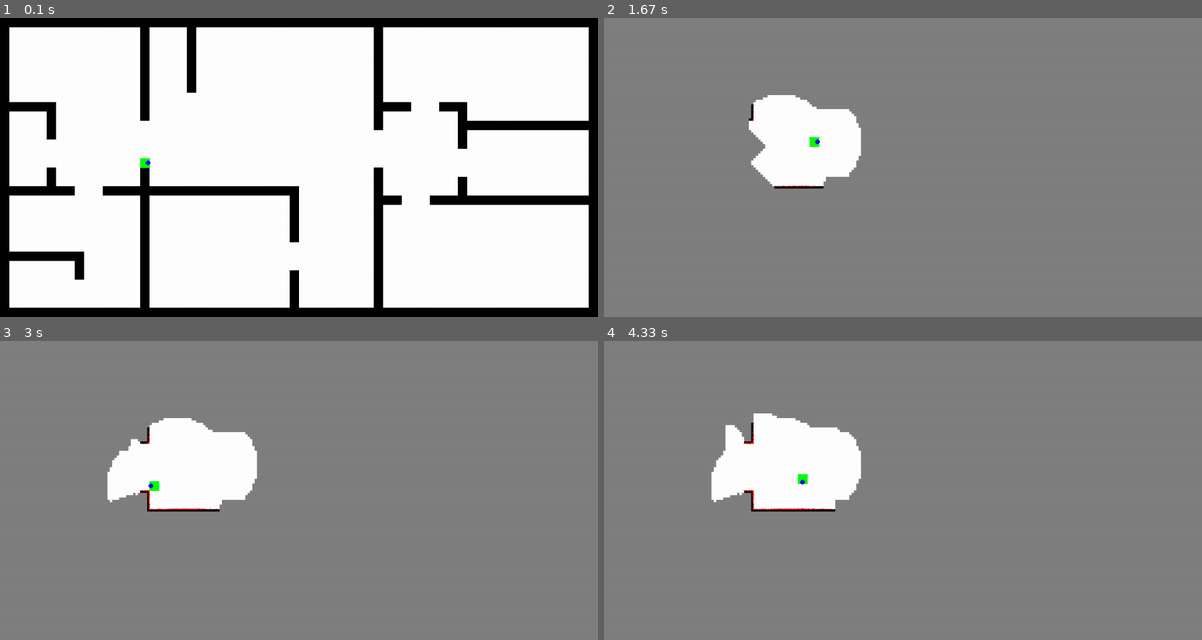
Above: before the commit, frames 1-4 (two rows, left to right).
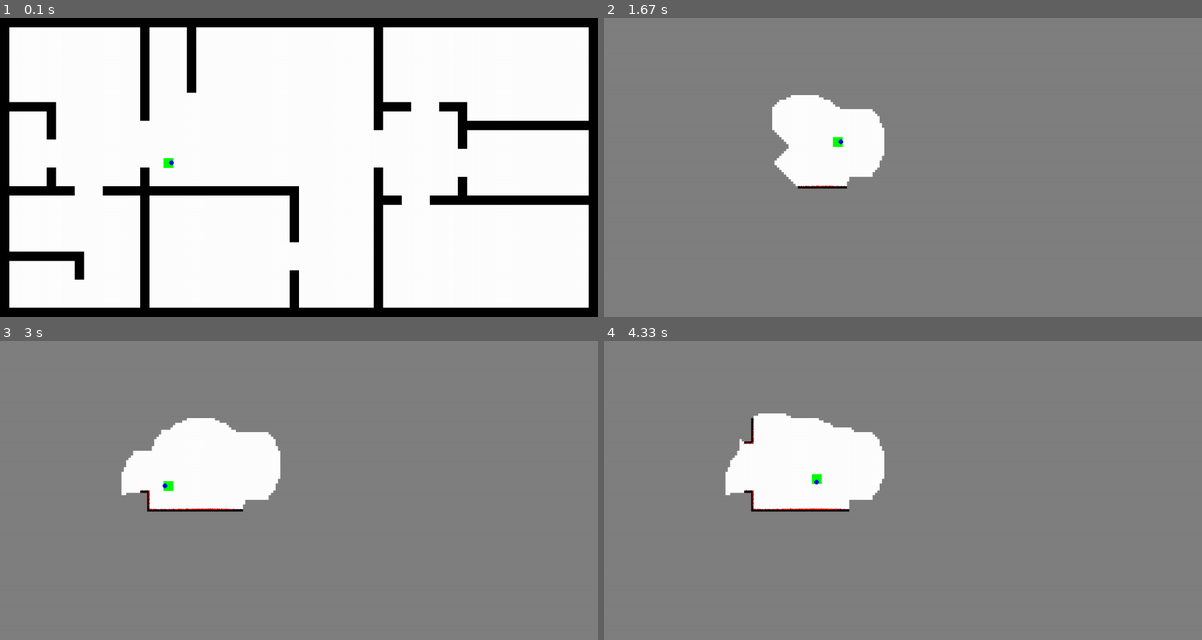
Above: after the commit, the same moments.

Repository: LuisPeMoraRod/drones_exploration_sim
Game: pygame game, started from src/simulation/main.py
The game is run twice, just before and just after one commit, with the same random seed, the same clock (stepped at 60 frames per second) and the same inputs.
Inputs:
- Up to frame 1 (0.1 s): no input
- Up to frame 2 (1.67 s): hold Right 0.33-0.8 s; hold Up 0.83-1.13 s; hold Right 1.17-1.63 s
- Up to frame 3 (3 s): hold Left 1.67-2.2 s; hold Down 2.23-2.53 s; hold Left 2.57-2.97 s
- Up to frame 4 (4.33 s): hold Up 3-3.37 s; hold Right 3.4-4.03 s; hold Down from 4.07 s (still down)

The runs differ from the first frame. In frame 1, 0.1% of the frame differs, in the area x 23-30%, y 46-51%; in frame 2, 2.6%, in the area x 24-47%, y 25-58%; in frame 3, 2.3%; in frame 4, 2.1%.

Commit message:
fix(bfs): grid indexing in BFS getNeighbors function

Diff:
--- a/src/simulation/constants.py
+++ b/src/simulation/constants.py
@@ -43,4 +43,4 @@
     "GOAL": 4,
 }
 
-GRID_DIMENTIONS: tuple = (5, 5)
+GRID_CELL_DIMENTIONS: tuple = (5, 5)
--- /dev/null
+++ b/src/simulation/frontier.py
@@ -0,0 +1,21 @@
+class Frontier:
+    """
+    Abstracts the occupancy grid's frontiers used by robot to choose the next exploration point.
+
+    The Frontier class contains the following attributes:
+    - id: int
+    - cells: tuple[] (list of cells position that compose the frontier)
+    - size: int (amount of cells in the frontier)
+    - distance: int (euclidean distance from the robot's position to the centroid)
+    - centroid: tuple
+    - cost: int
+    """
+
+    def __init__(self, id: int, cost=0):
+        self.id = id
+        self.cells = []
+        self.size = 0  # amount of cells in the frontier
+        self.distance = (
+            0  # euclidean distance from the robot's position to the frontier's centroid
+        )
+        self.cost = cost
--- a/src/simulation/main.py
+++ b/src/simulation/main.py
@@ -9,7 +9,7 @@
 
     # Initalize single robot
     robot = Robot(
-        environment, (300, 300), constants.COLORS["GREEN"], constants.COLORS["BLUE"]
+        environment, (350, 300), constants.COLORS["GREEN"], constants.COLORS["BLUE"]
     )
 
     # Fill the map with black color
--- a/src/simulation/map.py
+++ b/src/simulation/map.py
@@ -1,6 +1,6 @@
 import math
 import pygame
-from constants import COLORS, GRID_DIMENTIONS
+from constants import COLORS, GRID_CELL_DIMENTIONS
 
 
 class Map:
@@ -65,8 +65,8 @@
         """
         for i in range(len(grid)):
             for j in range(len(grid[i])):
-                x = j * GRID_DIMENTIONS[0]
-                y = i * GRID_DIMENTIONS[1]
+                x = j * GRID_CELL_DIMENTIONS[0]
+                y = i * GRID_CELL_DIMENTIONS[1]
                 cell = grid[i][j]
                 if cell == 0:
                     color = COLORS["GRAY"]
@@ -81,5 +81,5 @@
                 pygame.draw.rect(
                     self.resultMap,
                     color,
-                    (x, y, GRID_DIMENTIONS[0], GRID_DIMENTIONS[1]),
+                    (x, y, GRID_CELL_DIMENTIONS[0], GRID_CELL_DIMENTIONS[1]),
                 )
--- a/src/simulation/occupancy_grid.py
+++ b/src/simulation/occupancy_grid.py
@@ -1,5 +1,8 @@
 import pygame
-from constants import GRID_DIMENTIONS, GRID_VALUES
+from constants import GRID_CELL_DIMENTIONS, GRID_VALUES
+from collections import deque
+from time import sleep
+from map import Map
 
 
 class OccupancyGrid:
@@ -13,11 +16,25 @@
     The frontiers are the cells adjacent to unknown cells and they represent the potential areas to explore.
     """
 
-    def __init__(self, map: pygame.Surface) -> None:
+    def __init__(self, map: pygame.Surface, environment: Map) -> None:
         self.map = map  # pygame surface that represents the map
-        self.grid = self.setGrid(map)
+        self.grid = self.initGrid(map)
+        self.frontiers = []
+        self.environment = environment
 
-    def setGrid(self, map: pygame.Surface) -> list:
+    def setGrid(self, grid: list) -> None:
+        """
+        Set the grid of the occupancy grid
+        """
+        self.grid = grid
+
+    def getGrid(self) -> list:
+        """
+        Get the grid of the occupancy grid
+        """
+        return self.grid
+
+    def initGrid(self, map: pygame.Surface) -> list:
         """
         Create occupancy grid that is going to be used as a graph for the A* algorithm to find the path to the goal of every frontier (centroid)
 
@@ -29,9 +46,47 @@
         At the beginning, all cells will be unknown. The robot will update the cells as it explores the map.
         """
         grid = []
-        for i in range(0, map.get_height(), GRID_DIMENTIONS[1]):
+        for i in range(0, map.get_height(), GRID_CELL_DIMENTIONS[1]):
             row = []
-            for j in range(0, map.get_width(), GRID_DIMENTIONS[0]):
+            for j in range(0, map.get_width(), GRID_CELL_DIMENTIONS[0]):
                 row.append(GRID_VALUES["UNKNOWN"])
             grid.append(row)
         return grid
+
+    def breadthFirstSearch(self, start: list) -> None:
+        """
+        Performs a BFS to explore the ocuppancy grid and find the frontiers
+        """
+        # adapt robot position to grid position
+        startGrid = (
+            start[0] // GRID_CELL_DIMENTIONS[0],
+            start[1] // GRID_CELL_DIMENTIONS[1],
+        )
+
+        flood_fill = deque()
+        flood_fill.append(startGrid)
+        reached = set()
+        reached.add(startGrid)
+
+        while len(flood_fill) > 0:
+            current = flood_fill.popleft()
+            for neighbor in self.getNeighbors(current):
+                if neighbor not in reached:
+                    reached.add(neighbor)
+                    flood_fill.append(neighbor)
+
+    def getNeighbors(self, cell: tuple) -> list:
+        """
+        Get the neighbors of a cell in the grid
+        """
+        neighbors = []
+        for i in range(-1, 2):
+            for j in range(-1, 2):
+                if i == 0 and j == 0:
+                    continue
+                x = cell[0] + i
+                y = cell[1] + j
+                if x >= 0 and x < len(self.grid[0]) and y >= 0 and y < len(self.grid):
+                    if self.grid[y][x] == GRID_VALUES["FREE"]:
+                        neighbors.append((x, y))
+        return neighbors
--- a/src/simulation/robot.py
+++ b/src/simulation/robot.py
@@ -6,8 +6,6 @@
     UNCERTAINTY,
     ANGULAR_SPEED,
     RANGE,
-    GRID_VALUES,
-    GRID_DIMENTIONS,
 )
 import pygame
 from map import Map
@@ -44,7 +42,7 @@
         self.speed = speed
 
         # Initialize the ocuppancy grid
-        self.grid = OccupancyGrid(self.map).grid
+        self.grid = OccupancyGrid(self.map, environment)
 
         # Initialize the laser sensor
         self.laser = LaserSensor(
@@ -54,7 +52,7 @@
             ANGULAR_SPEED,
             self.position[0],
             self.position[1],
-            self.grid,
+            self.grid.getGrid(),
             self.direction,
         )
 
@@ -71,21 +69,12 @@
         # Update the laser sensor position
         self.laser.position = self.position
         data = self.laser.sense()
-        self.grid = self.laser.grid
-        self.environment.showGrid(self.grid)  # Display the exploration grid on the map
+        self.grid.setGrid(self.laser.grid)
+        self.grid.breadthFirstSearch(self.position)  # find the frontiers
+        self.environment.showGrid(
+            self.grid.getGrid()
+        )  # Display the exploration grid on the map
         self.environment.storeData(data)  # Update the map with the sensor data
-
-    def setFrontiers(self):
-        """
-        Find the frontiers of the occupancy grid.
-
-        The frontiers are the cells that are adjacent to the free cells and are unknown.
-        """
-        for i in range(len(self.grid)):
-            for j in range(len(self.grid[i])):
-                if self.grid[i][j] == GRID_VALUES["FREE"]:
-                    if self.isFrontier(i, j):
-                        self.frontiers.append((i, j))
 
     def draw(self, surface: pygame.Surface):
         """
